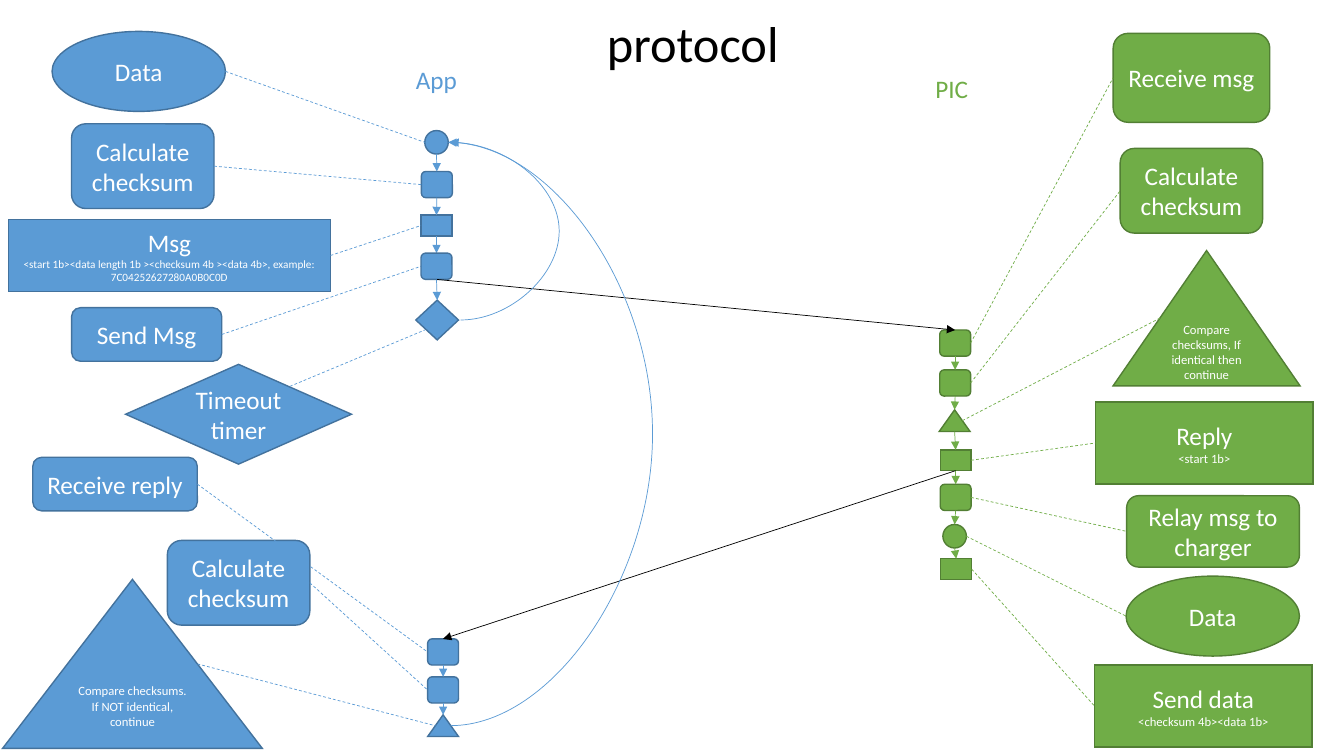
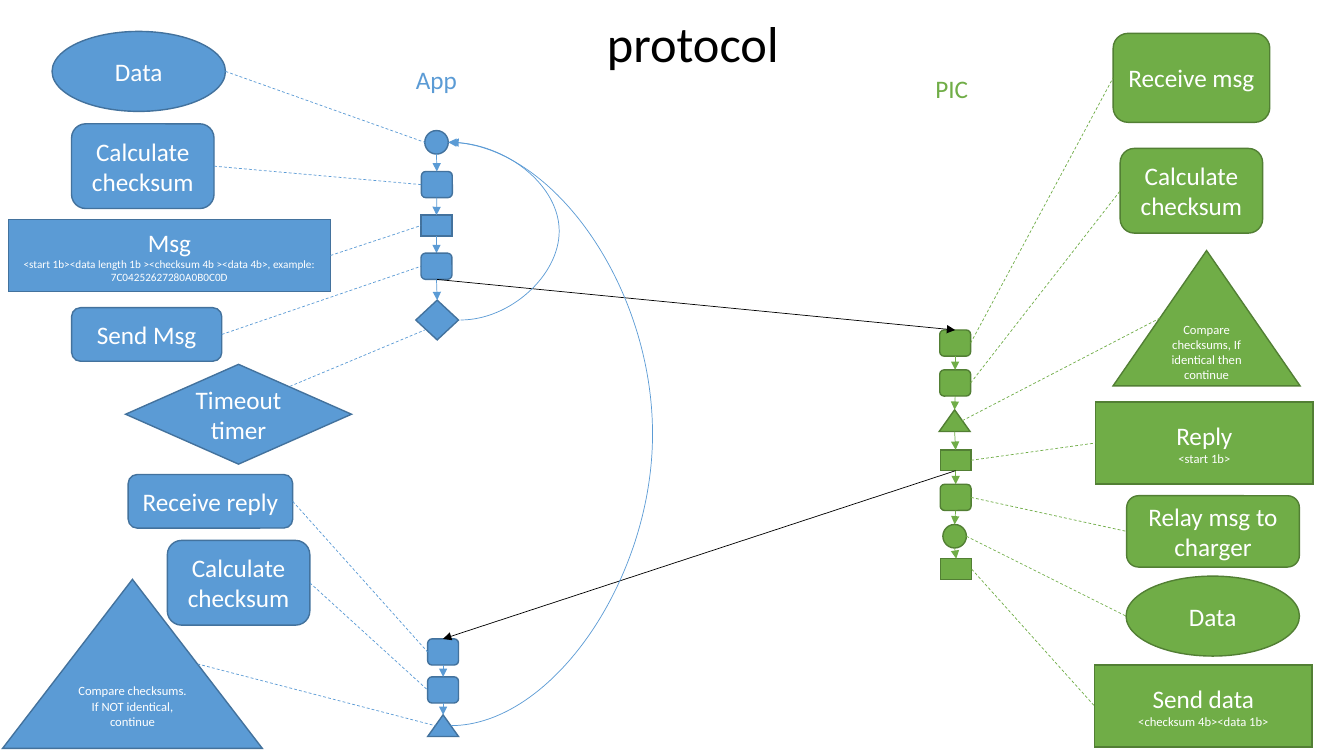
Before and after one commit to Malakahh/NEOAndroidApp, a slide deck: slide 1 of protocol.pptx. Drawn at 1344x756 pixels with LibreOffice and Linux fonts; fonts in the diff are those of the drawing. Boxes give left, top, right and bottom in pixels: in the first picture for what was removed or moved away, otherwise in the second. Text is boxed around its words. In the diff, an @@ line names an element or a change of style, - is before the commit and + after.

```diff
--- a/protocol.pptx
+++ b/protocol.pptx
@@ rounded rectangle "Receive reply": place and size @@
-rounded rectangle "Receive reply" at (33, 458, 198, 511)
+rounded rectangle "Receive reply" at (128, 475, 292, 528)
@@ line moved from (198, 484) - (427, 652) to (292, 501) - (427, 652) @@
```
Also in this commit, not shown: 3 other files.
